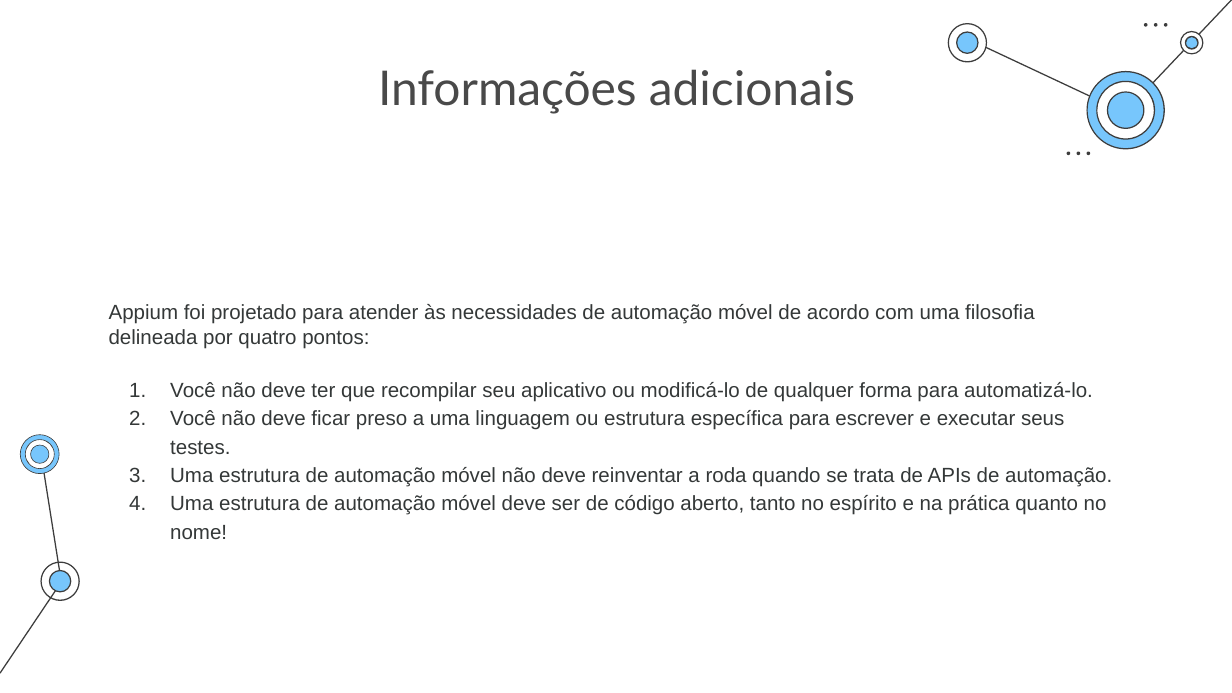
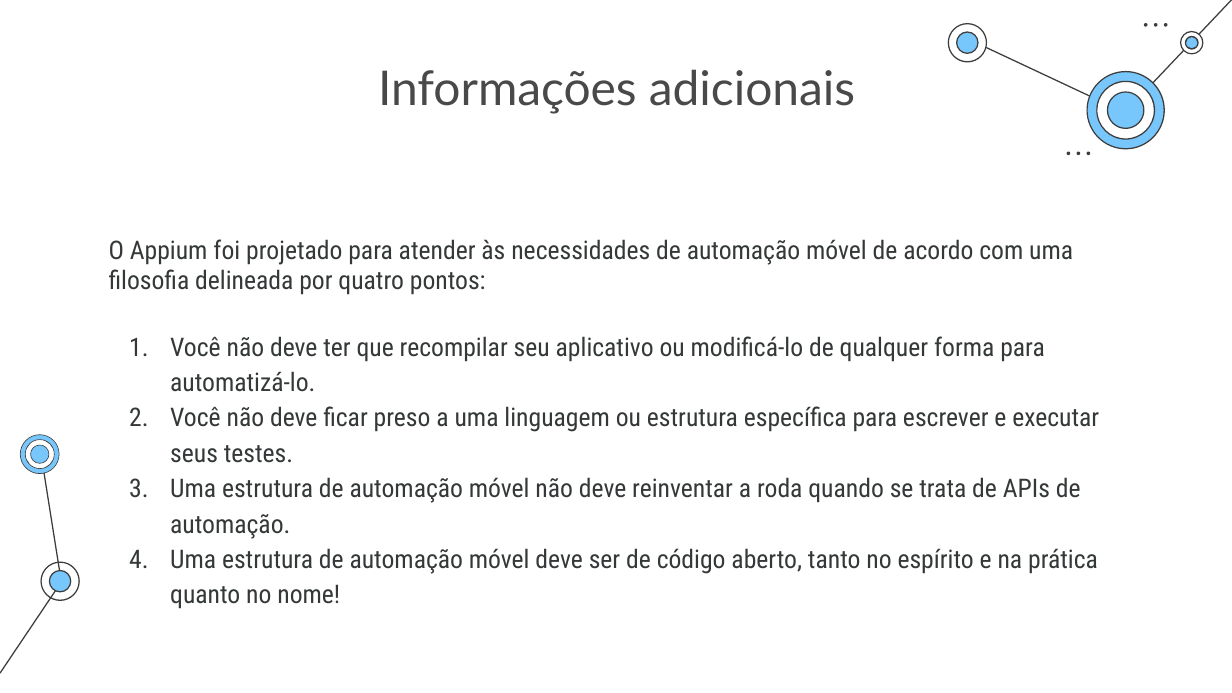
Before and after one commit to tarcisioribeiro/Studies, a slide deck: slide 9 of Faculdade/Disciplinas Regulares/4º Ano/Verificação e Validação de Software/Atividades/Seminário - Testes/Appium.pptx. Drawn at 1232x693 pixels with LibreOffice and Linux fonts; fonts in the diff are those of the drawing. Boxes give left, top, right and bottom in pixels: in the first picture for what was removed or moved away, otherwise in the second. Text is boxed around its words. In the diff, an @@ line names an element or a change of style, - is before the commit and + after.

```diff
--- a/Faculdade/Disciplinas Regulares/4º Ano/Verificação e Validação de Software/Atividades/Seminário - Testes/Appium.pptx
+++ b/Faculdade/Disciplinas Regulares/4º Ano/Verificação e Validação de Software/Atividades/Seminário - Testes/Appium.pptx
@@ text at (109,239,1073,295): text changed; size 12 to 15 pt; font Arial to Roboto Condensed @@
-Appium foi projetado para atender às necessidades de automação móvel de acordo com uma filosofia delineada por quatro pontos:
+O Appium foi projetado para atender às necessidades de automação móvel de acordo com uma filosofia delineada por quatro pontos:
@@ text at (170,336,1099,609): size 12 to 15 pt, font Arial to Roboto Condensed in "Você não deve ter que recompilar seu ...", "Você não deve ficar preso a uma ...", "Uma estrutura de automação móvel não deve ...", "Uma estrutura de automação móvel deve ser ..." @@
```
Also in this commit, not shown: 2 other slides changed.
